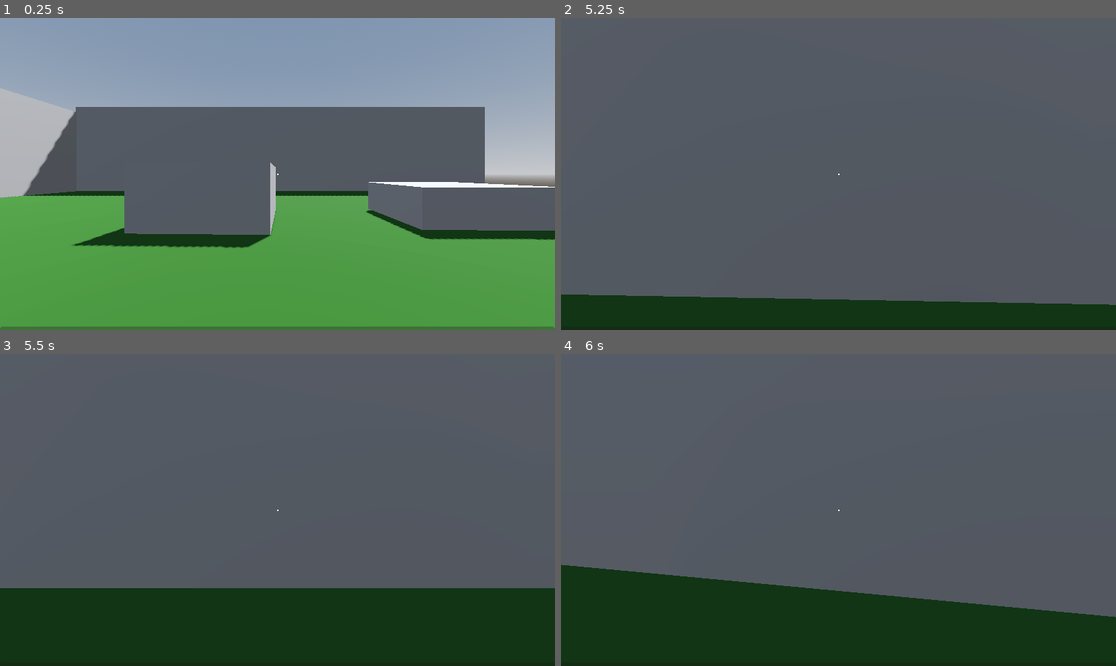
Above: before the commit, frames 1-4 (two rows, left to right).
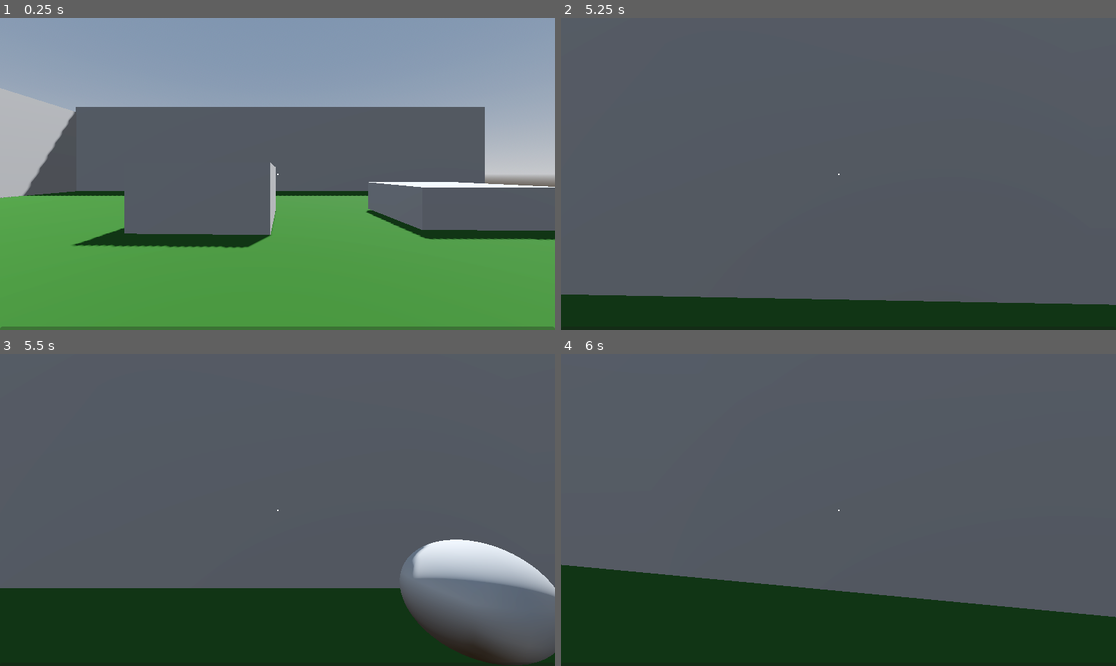
Above: after the commit, the same moments.

Repository: MaxDC503/Gadot-Project
Game: Godot game, scene res://world.tscn
Two runs of this game, one before a commit and one after it. Both use one fixed random seed, a clock stepped at 60 frames per second and the inputs below.
Inputs (mouse positions are in pixels of both pictures, inside the frame that each line leads up to):
- Up to frame 1 (0.25 s): no input
- Up to frame 2 (5.25 s): move the mouse to (866, 174) at 0.52 s; hold F (Throw) 0.53-1.28 s; hold W (up) from 0.53 s (still down); tap Space (jump) at 0.77, 1.52, 3.02, 3.77, 4.52 s; move the mouse to (810, 174) at 1.27 s; click (810, 174) at 1.35 s; tap F (Throw) at 1.55, 3.05, 4.55 s; move the mouse to (849, 167) at 2.02 s; hold F (Throw) 2.03-2.78 s; move the mouse to (832, 180) at 2.77 s; tap Shift (sprint) at 2.85 s; tap Enter at 3.5 s; move the mouse to (877, 177) at 3.52 s; hold F (Throw) 3.53-4.28 s; move the mouse to (794, 170) at 4.27 s; click (794, 170) at 4.35 s; move the mouse to (844, 174) at 5.02 s; hold F (Throw) from 5.03 s (still down)
- Up to frame 3 (5.5 s): keep holding W (up); keep holding F (Throw)
- Up to frame 4 (6 s): move the mouse to (816, 503) at 5.77 s; release W (up) at 5.78 s; release F (Throw) at 5.78 s; hold D (right) from 5.78 s (still down); tap Shift (sprint) at 5.85 s

Frames 1-2 are identical in both runs. In frame 3, 8.5% of the frame differs, in the area x 72-100%, y 59-100%; in frame 4, nothing differs.

Commit message:
Started on throwing ball. Physics semi-functional

Diff:
--- a/character_body_3d.gd
+++ b/character_body_3d.gd
@@ -49,7 +49,12 @@
 var isChargingThrow = false
 var hasThrown = false
 const MAX_THROW_MULT = 2.0
+const MIN_THROW_MULT = 1.0
 const THROW_MULT_SCALAR = 0.025
+var ballVelocity = Vector3(0, 0, 0)
+var ballDirection = Vector3(0, 0, 0)
+
+var i = 0
 
 const GRAVITY = 9.8
 
@@ -181,6 +186,29 @@
 	else:
 		grappleObject.visible = false
 
+	if Input.is_action_pressed("Throw") and not isChargingThrow and not hasThrown:
+		if throwMult >= 1.0 and throwMult < MAX_THROW_MULT:
+			isChargingThrow = true
+			throwMult = lerp(throwMult, MAX_THROW_MULT, THROW_MULT_SCALAR)
+			ball.position = global_transform.origin
+	elif Input.is_action_just_released("Throw") and isChargingThrow and not hasThrown:
+		print("Threw!")
+		ballDirection = -cameraVector.normalized()
+		ballVelocity = ballDirection * throwMult
+		isChargingThrow = false
+		hasThrown = true
+		throwMult = MIN_THROW_MULT
+
+
+	if hasThrown and i < 100:
+		print("hello")
+		ballVelocity.y -= GRAVITY * delta / 20
+		ball.position += ballVelocity
+		i += 1
+	else:
+		i = 0
+		hasThrown = false
+
 	move_and_slide()
 
 func _input(event):
@@ -198,12 +226,6 @@
 	elif Input.is_action_just_released("Grapple"):
 		isGrappling = false
 
-	if Input.is_action_just_pressed("Throw") and not isChargingThrow and not hasThrown:
-		if throwMult >= 1.0 and throwMult < 2.0:
-			throwMult += THROW_MULT_SCALAR
-
-
-
 func _headbob(time) -> Vector3:
 	var pos = Vector3.ZERO
 	pos.y = sin(time * BOB_FREQ) * BOB_AMP
